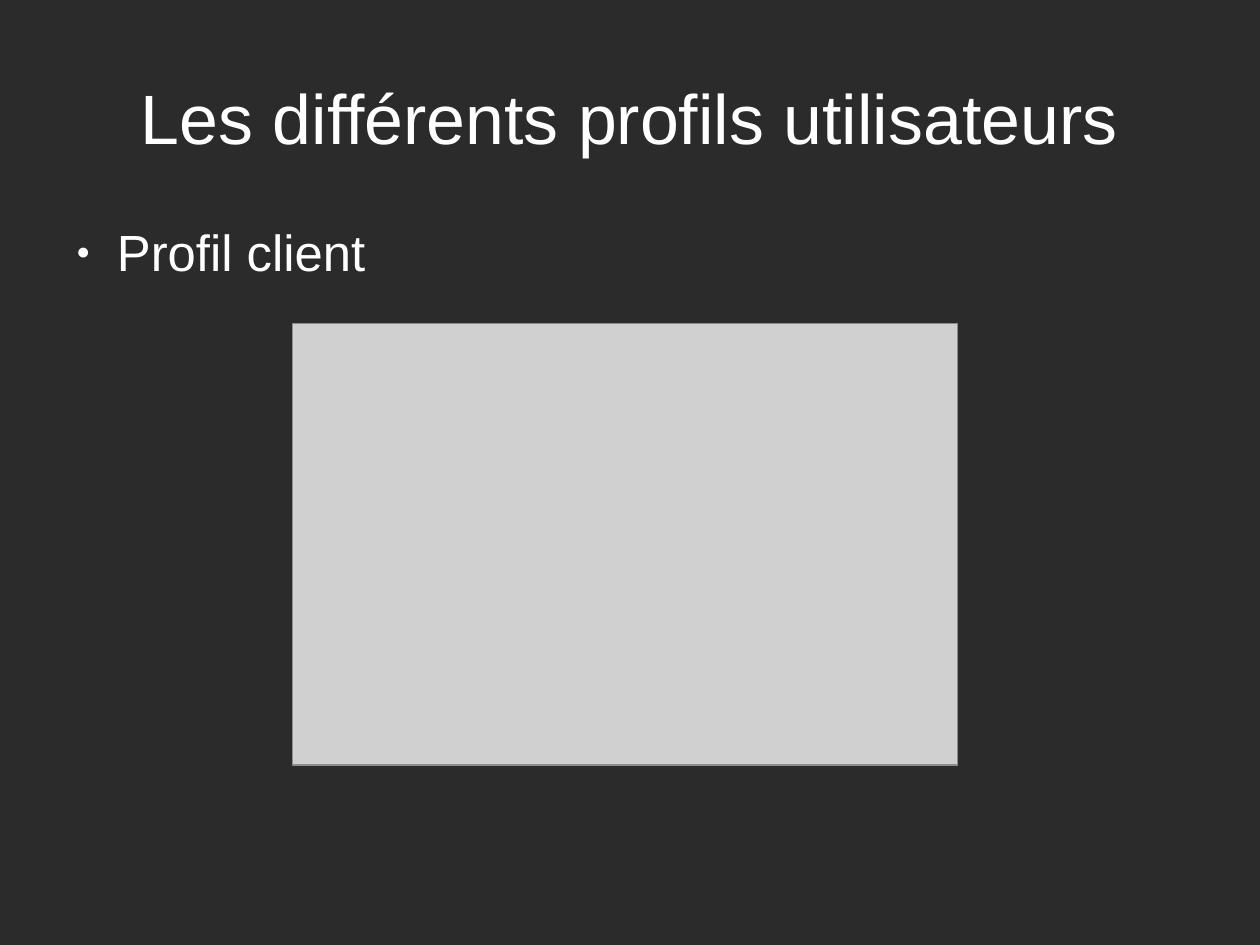
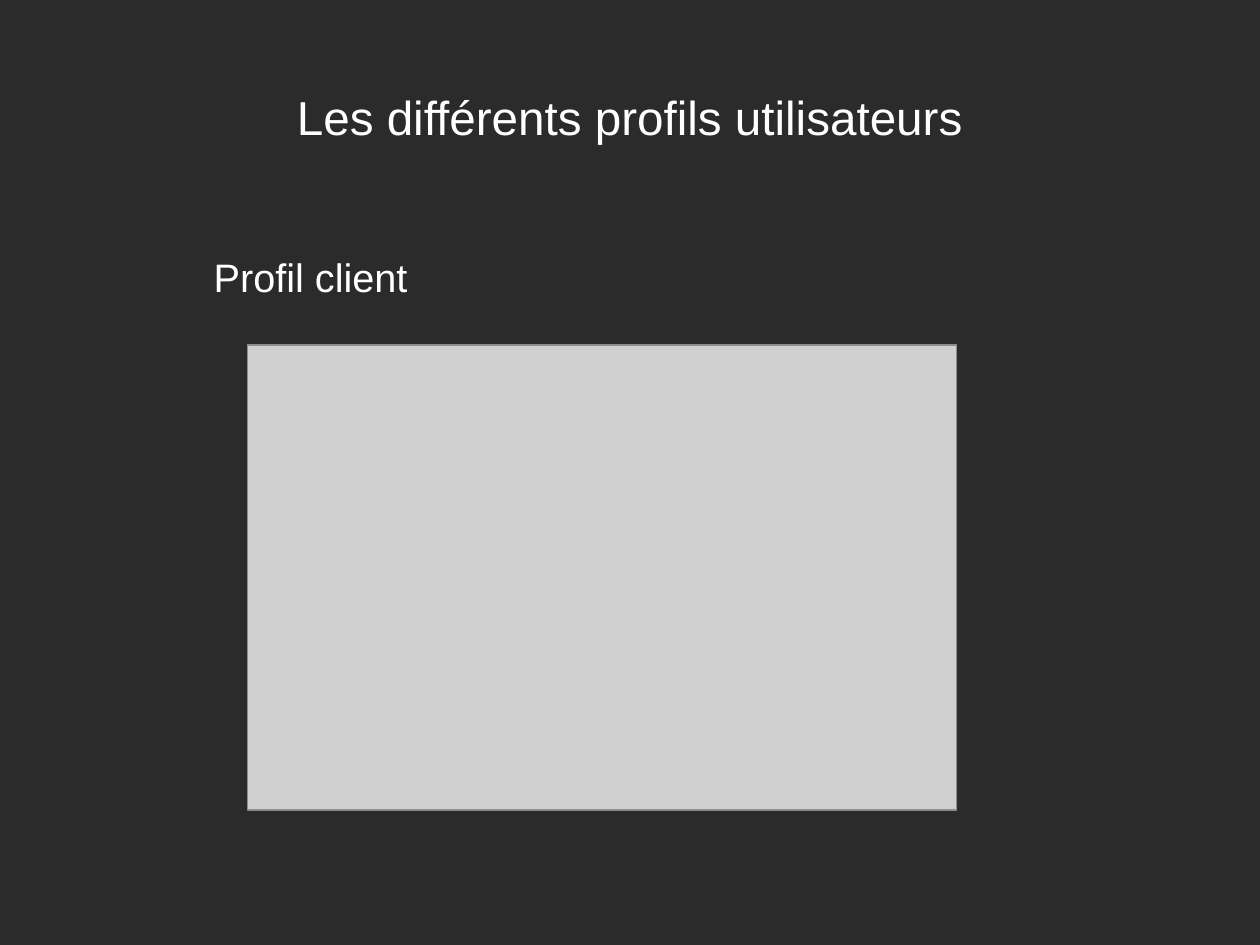
Before and after one commit to Hyperyon/p4-OCPizza, a slide deck: slide 3 of Présentation projet.odp. Drawn at 1260x945 pixels with LibreOffice and Linux fonts; fonts in the diff are those of the drawing; grey boxes stand for pictures; background and template pictures are left out; a plain dark background stands for a picture behind light text. Boxes give left, top, right and bottom in pixels: in the first picture for what was removed or moved away, otherwise in the second. Text is boxed around its words. In the diff, an @@ line names an element or a change of style, - is before the commit and + after.

```diff
--- a/Présentation projet.odp
+++ b/Présentation projet.odp
@@ title "Les différents profils utilisateurs" at bbox=[297, 100, 962, 145]: size 44 to 30 pt @@
@@ text "Profil client": place and size @@
-text "Profil client" at bbox=[117, 234, 366, 272]
+text "Profil client" at bbox=[214, 263, 407, 293]
@@ text "Profil client" at bbox=[214, 263, 407, 293]: size 32 to 25 pt; bullet ● to none; less space between paragraphs @@
@@ picture: place and size @@
-picture at bbox=[293, 324, 958, 765]
+picture at bbox=[248, 345, 958, 811]
```
Also in this commit, not shown: 4 other slides changed, 1 slide added, 1 slide removed, 7 other files.
